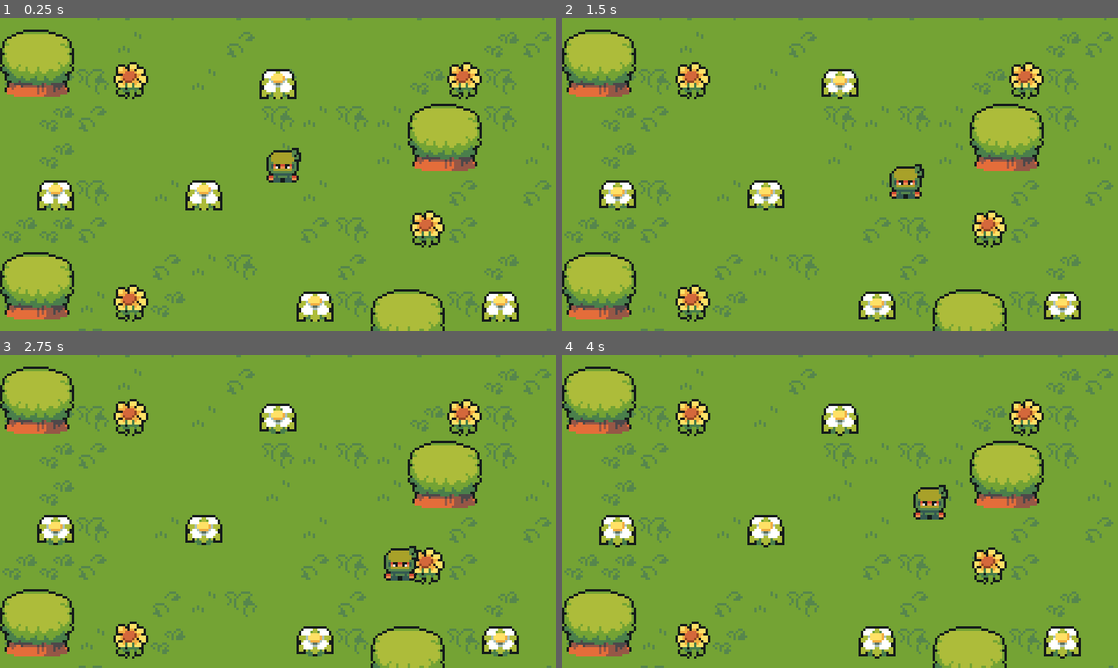
Above: before the commit, frames 1-4 (two rows, left to right).
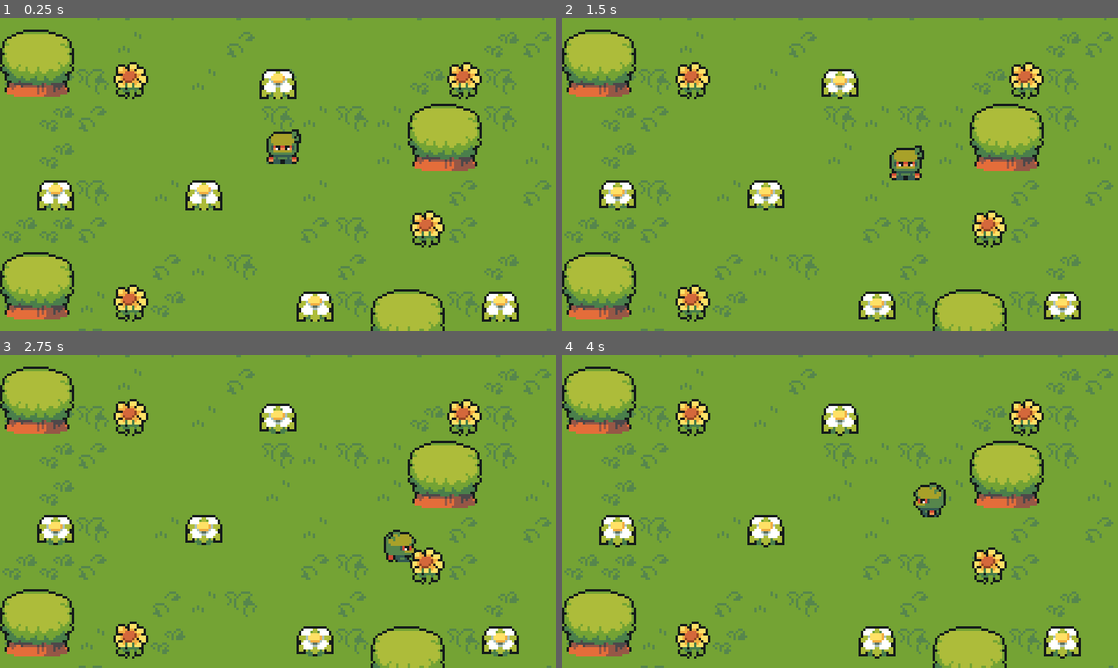
Above: after the commit, the same moments.

Repository: bpmckim/zeldish
Game: Godot game, scene res://scenes/world.tscn
Same seed, same stepped clock (60 frames per second), same inputs: the game is played once before the commit and once after it.
Inputs:
- Up to frame 1 (0.25 s): no input
- Up to frame 2 (1.5 s): hold Right (ui_right) 0.53-1.28 s; hold Down (ui_down) from 1.28 s (still down)
- Up to frame 3 (2.75 s): release Down (ui_down) at 2.03 s; hold Right (ui_right) from 2.03 s (still down)
- Up to frame 4 (4 s): release Right (ui_right) at 2.78 s; hold Up (ui_up) 2.78-3.53 s; hold Left (ui_left) from 3.53 s (still down)

The runs differ from the first frame. In frame 1, 0.9% of the frame differs, in the area x 47-55%, y 35-53%; in frame 2, 0.9%; in frame 3, 0.8%; in frame 4, 0.5%.

Commit message:
through chapter 7

Diff:
--- a/player/player.gd
+++ b/player/player.gd
@@ -1,17 +1,26 @@
 extends CharacterBody2D
 
 @export var speed: int = 35
+@onready var animations = $AnimationPlayer
 
 func getInput():
 	var moveDirection = Input.get_vector("ui_left", "ui_right", "ui_up", "ui_down")
 	velocity = moveDirection * speed
 
-# Called when the node enters the scene tree for the first time.
-func _ready():
-	pass # Replace with function body.
+func updateAnimation():
+	if velocity.length() == 0:
+		animations.stop()
+	else:
+		var direction = "Down"
+		if velocity.x < 0: direction = "Left"
+		elif velocity.x > 0: direction = "Right"
+		elif velocity.y < 0: direction = "Up"
+
+		animations.play("walk" + direction)
 
 
 # Called every frame. 'delta' is the elapsed time since the previous frame.
 func _physics_process(delta):
 	getInput()
 	move_and_slide()
+	updateAnimation()
--- a/player/player.tscn
+++ b/player/player.tscn
@@ -1,12 +1,123 @@
-[gd_scene load_steps=3 format=3 uid="uid://d2sua0n76ckxu"]
+[gd_scene load_steps=10 format=3 uid="uid://d2sua0n76ckxu"]
 
 [ext_resource type="Texture2D" uid="uid://dggfkb1cutt4u" path="res://art/PlayerSheet.png" id="1_lx252"]
 [ext_resource type="Script" path="res://player/player.gd" id="1_qhfid"]
 
+[sub_resource type="Animation" id="Animation_jibpd"]
+resource_name = "walkDown"
+length = 0.8
+loop_mode = 1
+step = 0.2
+tracks/0/type = "value"
+tracks/0/imported = false
+tracks/0/enabled = true
+tracks/0/path = NodePath("Sprite2D:frame_coords")
+tracks/0/interp = 1
+tracks/0/loop_wrap = true
+tracks/0/keys = {
+"times": PackedFloat32Array(0, 0.2, 0.4, 0.6),
+"transitions": PackedFloat32Array(1, 1, 1, 1),
+"update": 1,
+"values": [Vector2i(0, 0), Vector2i(0, 1), Vector2i(0, 2), Vector2i(0, 3)]
+}
+
+[sub_resource type="Animation" id="Animation_oohgo"]
+length = 0.001
+tracks/0/type = "value"
+tracks/0/imported = false
+tracks/0/enabled = true
+tracks/0/path = NodePath("Sprite2D:frame_coords")
+tracks/0/interp = 1
+tracks/0/loop_wrap = true
+tracks/0/keys = {
+"times": PackedFloat32Array(0),
+"transitions": PackedFloat32Array(1),
+"update": 1,
+"values": [Vector2i(0, 0)]
+}
+
+[sub_resource type="Animation" id="Animation_ltile"]
+resource_name = "walkUp"
+length = 0.8
+loop_mode = 1
+step = 0.2
+tracks/0/type = "value"
+tracks/0/imported = false
+tracks/0/enabled = true
+tracks/0/path = NodePath("Sprite2D:frame_coords")
+tracks/0/interp = 1
+tracks/0/loop_wrap = true
+tracks/0/keys = {
+"times": PackedFloat32Array(0, 0.2, 0.4, 0.6),
+"transitions": PackedFloat32Array(1, 1, 1, 1),
+"update": 1,
+"values": [Vector2i(1, 0), Vector2i(1, 1), Vector2i(1, 2), Vector2i(1, 3)]
+}
+
+[sub_resource type="Animation" id="Animation_vea35"]
+resource_name = "walkLeft"
+length = 0.8
+loop_mode = 1
+step = 0.2
+tracks/0/type = "value"
+tracks/0/imported = false
+tracks/0/enabled = true
+tracks/0/path = NodePath("Sprite2D:frame_coords")
+tracks/0/interp = 1
+tracks/0/loop_wrap = true
+tracks/0/keys = {
+"times": PackedFloat32Array(0, 0.2, 0.4, 0.6),
+"transitions": PackedFloat32Array(1, 1, 1, 1),
+"update": 1,
+"values": [Vector2i(2, 0), Vector2i(2, 1), Vector2i(2, 2), Vector2i(2, 3)]
+}
+
+[sub_resource type="Animation" id="Animation_uxbd5"]
+resource_name = "walkRight"
+length = 0.8
+loop_mode = 1
+step = 0.2
+tracks/0/type = "value"
+tracks/0/imported = false
+tracks/0/enabled = true
+tracks/0/path = NodePath("Sprite2D:frame_coords")
+tracks/0/interp = 1
+tracks/0/loop_wrap = true
+tracks/0/keys = {
+"times": PackedFloat32Array(0, 0.2, 0.4, 0.6),
+"transitions": PackedFloat32Array(1, 1, 1, 1),
+"update": 1,
+"values": [Vector2i(3, 0), Vector2i(3, 1), Vector2i(3, 2), Vector2i(3, 3)]
+}
+
+[sub_resource type="AnimationLibrary" id="AnimationLibrary_vuj0u"]
+_data = {
+"RESET": SubResource("Animation_oohgo"),
+"walkDown": SubResource("Animation_jibpd"),
+"walkLeft": SubResource("Animation_vea35"),
+"walkRight": SubResource("Animation_uxbd5"),
+"walkUp": SubResource("Animation_ltile")
+}
+
+[sub_resource type="RectangleShape2D" id="RectangleShape2D_b25im"]
+size = Vector2(14, 4)
+
 [node name="Player" type="CharacterBody2D"]
+z_index = 1
+y_sort_enabled = true
 script = ExtResource("1_qhfid")
 
 [node name="Sprite2D" type="Sprite2D" parent="."]
 texture = ExtResource("1_lx252")
+offset = Vector2(0, -8)
 hframes = 4
 vframes = 7
+
+[node name="AnimationPlayer" type="AnimationPlayer" parent="."]
+libraries = {
+"": SubResource("AnimationLibrary_vuj0u")
+}
+
+[node name="CollisionShape2D" type="CollisionShape2D" parent="."]
+position = Vector2(0, -2)
+shape = SubResource("RectangleShape2D_b25im")
